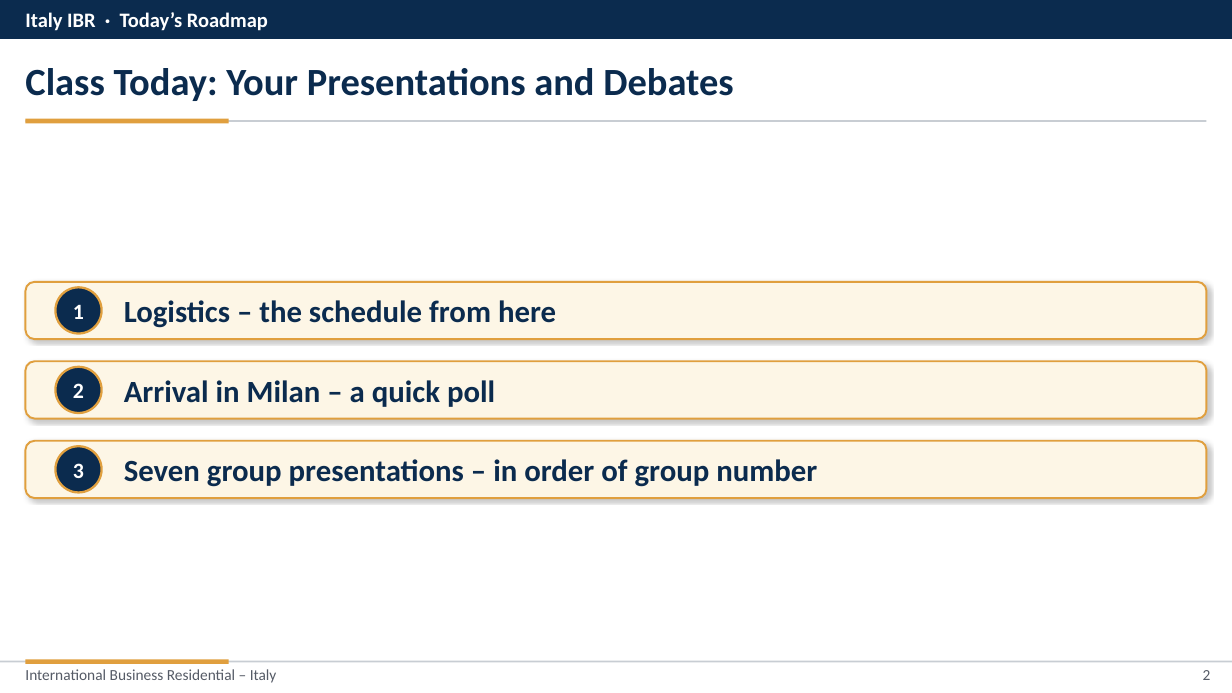
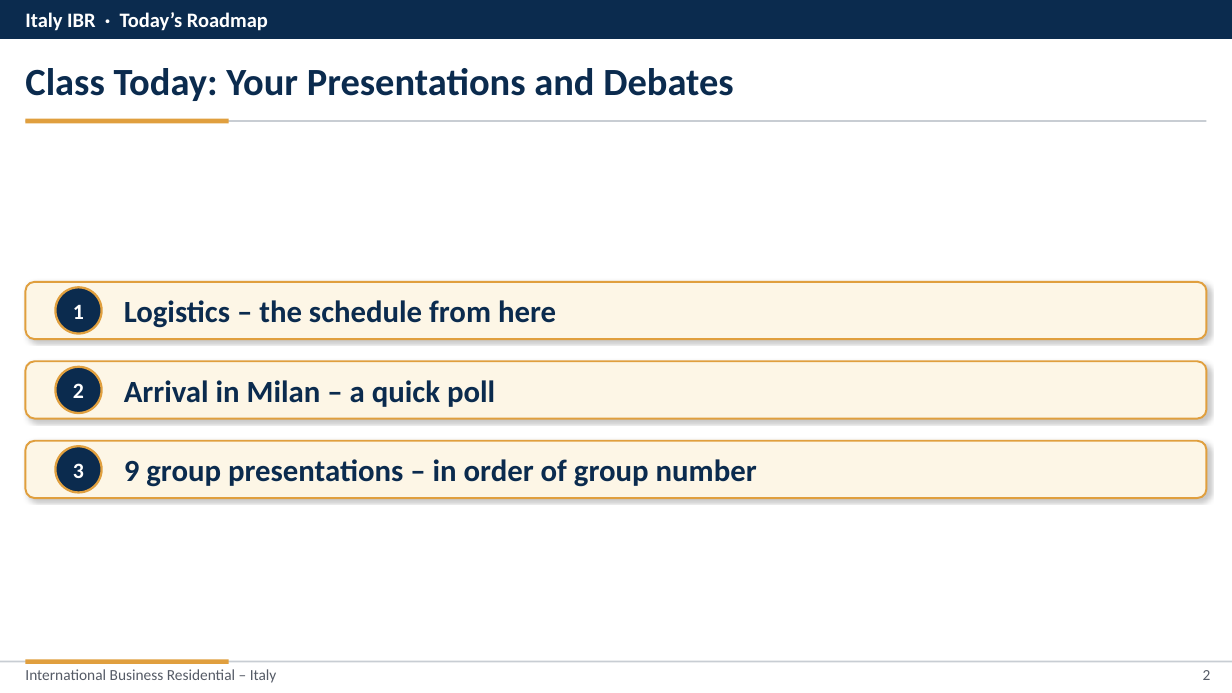
Before and after one commit to nvoigtla/Teaching, a slide deck: slide 2 of Italy IBR/Class 2/Class 2 - Revised.pptx. Drawn at 1232x693 pixels with LibreOffice and Linux fonts; fonts in the diff are those of the drawing. Boxes give left, top, right and bottom in pixels: in the first picture for what was removed or moved away, otherwise in the second. Text is boxed around its words. In the diff, an @@ line names an element or a change of style, - is before the commit and + after.

```diff
--- a/Italy IBR/Class 2/Class 2 - Revised.pptx
+++ b/Italy IBR/Class 2/Class 2 - Revised.pptx
@@ text at (124,459,757,487): text changed @@
-Seven group presentations – in order of group number
+9 group presentations – in order of group number
```
Also in this commit, not shown: 3 other slides changed, 4 other files.
